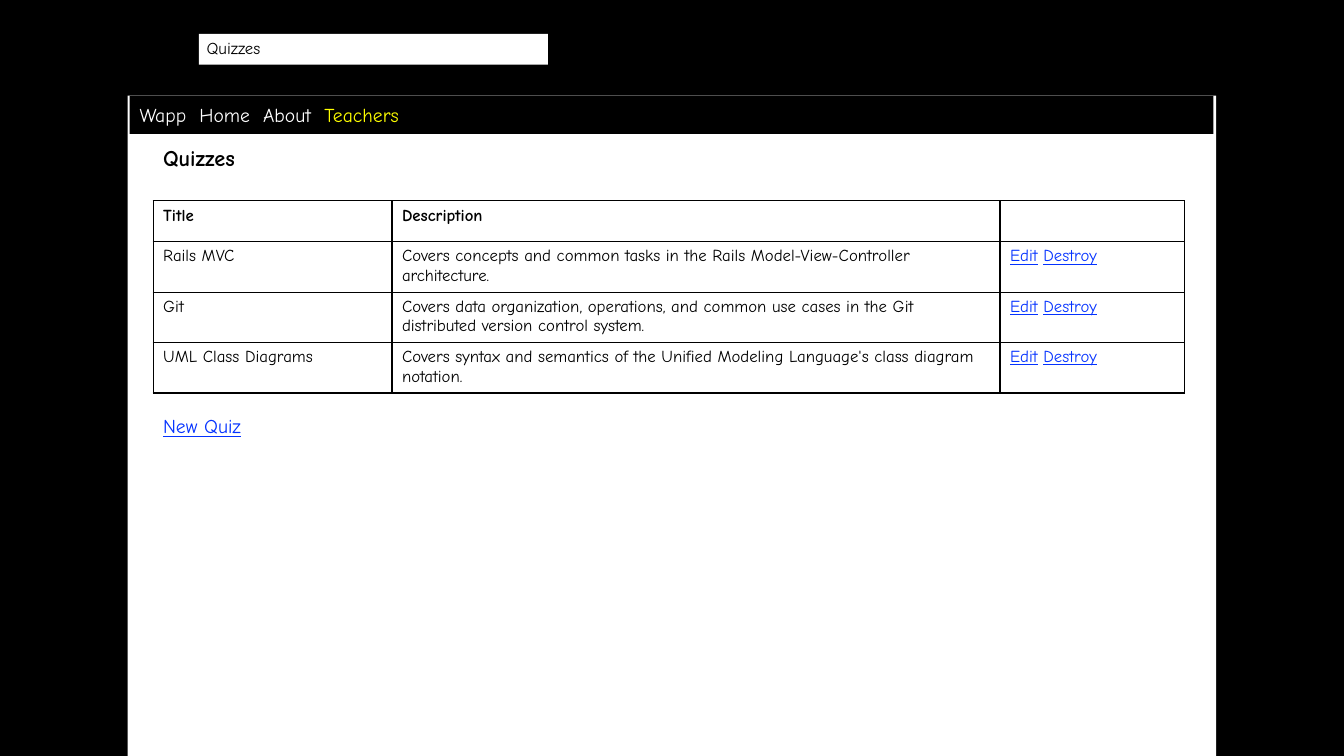
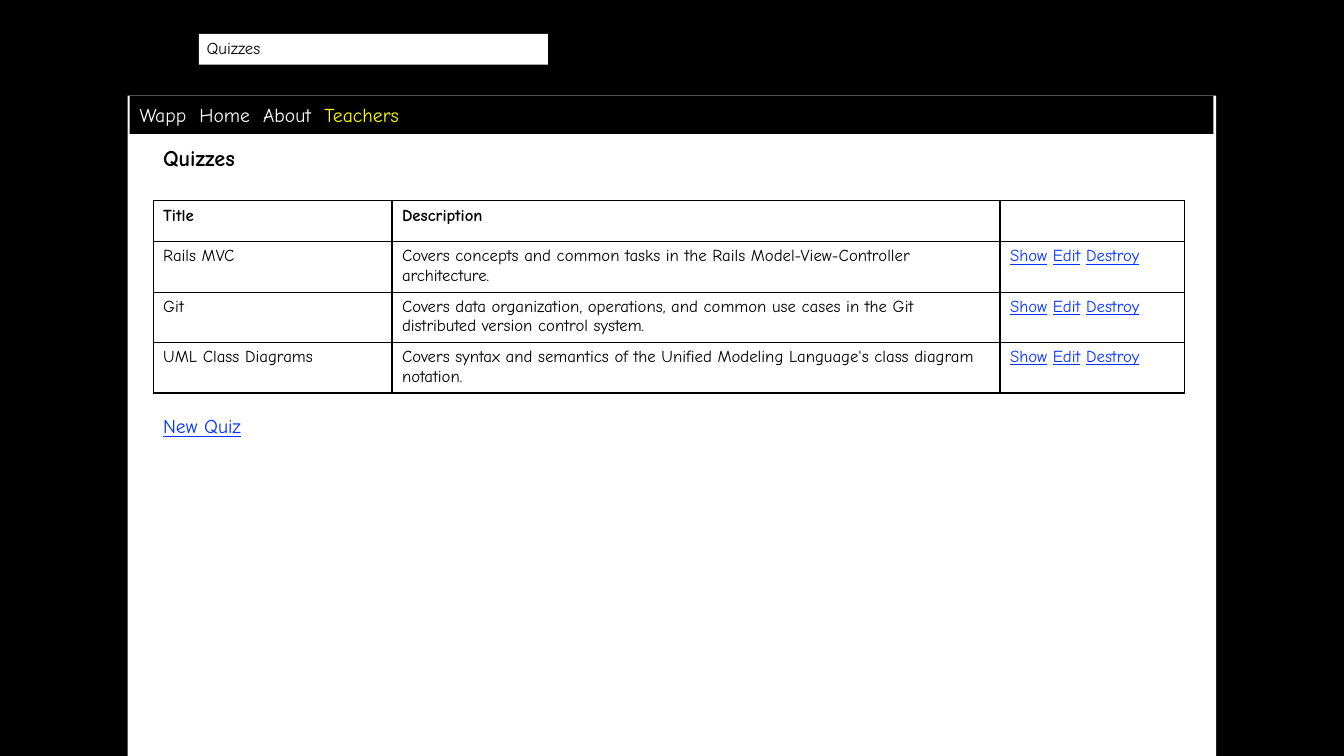
Before and after one commit to scott-fleming/wapp, a slide deck: slide 29 of docs/wireframes.pptx (slide 28 before the commit). Drawn at 1344x756 pixels with LibreOffice and Linux fonts; fonts in the diff are those of the drawing; background and template pictures are left out. Boxes give left, top, right and bottom in pixels: in the first picture for what was removed or moved away, otherwise in the second. Text is boxed around its words. In the diff, an @@ line names an element or a change of style, - is before the commit and + after.

```diff
--- a/docs/wireframes.pptx
+++ b/docs/wireframes.pptx
@@ table at (x1=153, y1=201, x2=1185, y2=393) @@
-row 2, column 3: Edit Destroy
+row 2, column 3: Show Edit Destroy
-row 3, column 3: Edit Destroy
+row 3, column 3: Show Edit Destroy
-row 4, column 3: Edit Destroy
+row 4, column 3: Show Edit Destroy
```
Also in this commit, not shown: 5 other slides changed, 2 slides added, 4 other files.
